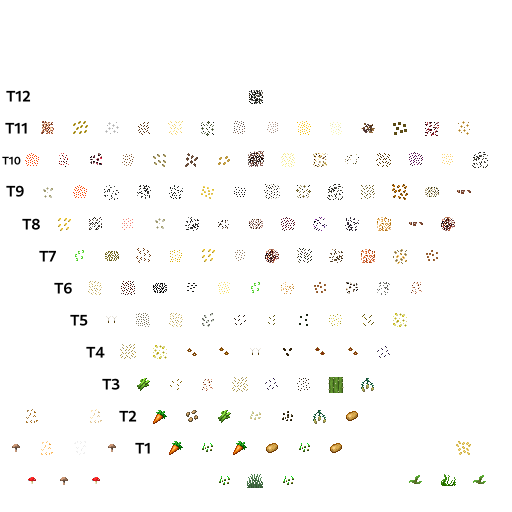
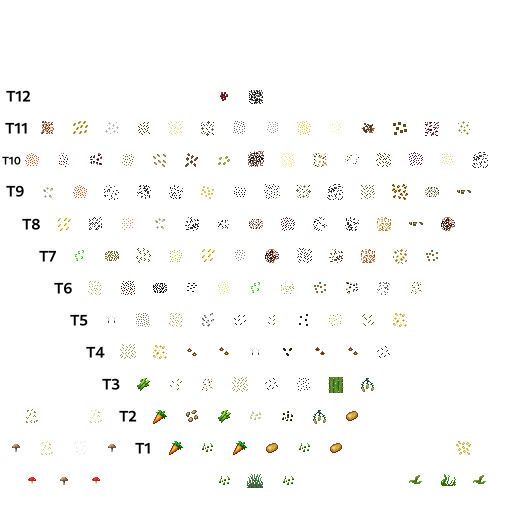
Revision of a layered 512px x 512px image; what changed, layer by layer:
added layer "nether_wart.png" above "Copy of brown_mushroom.png" over [220, 92, 228, 101]
